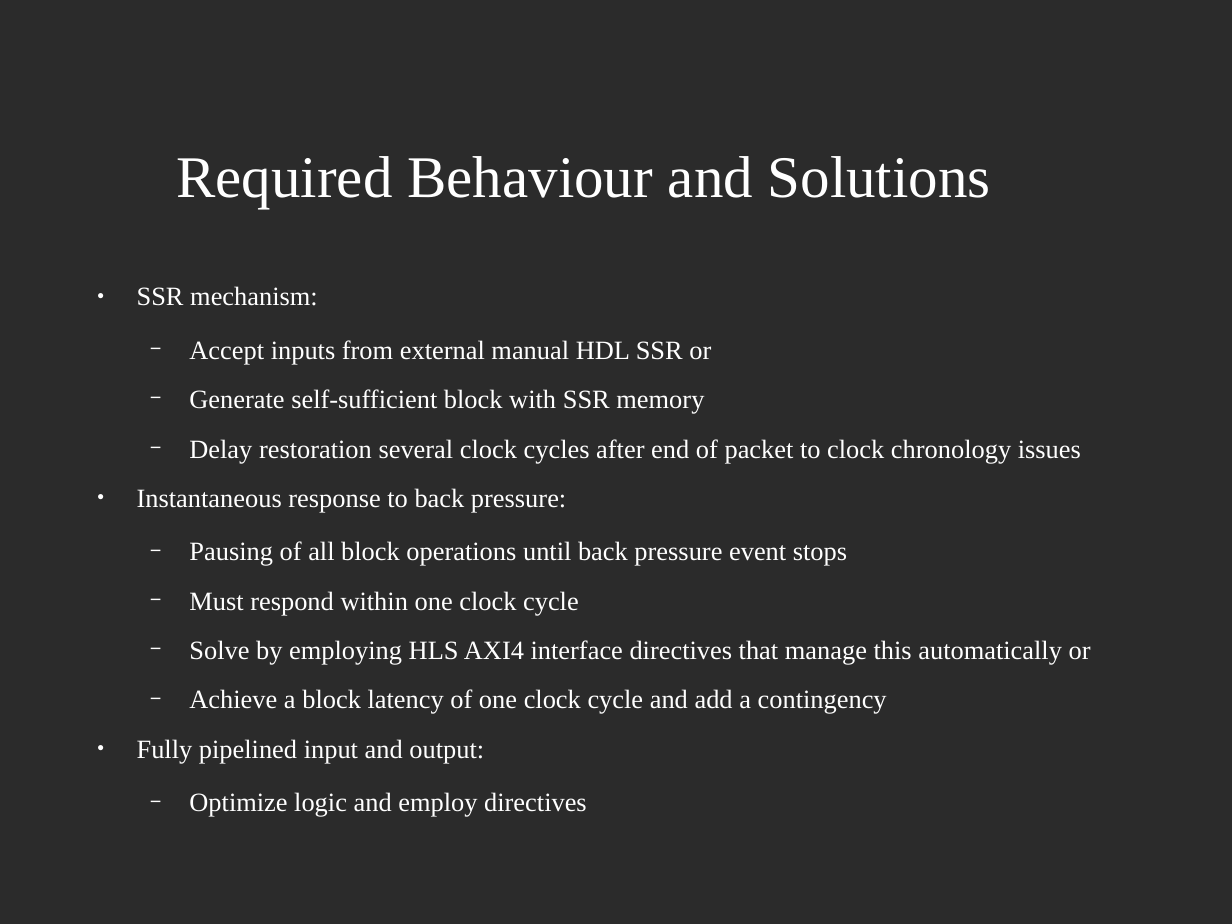
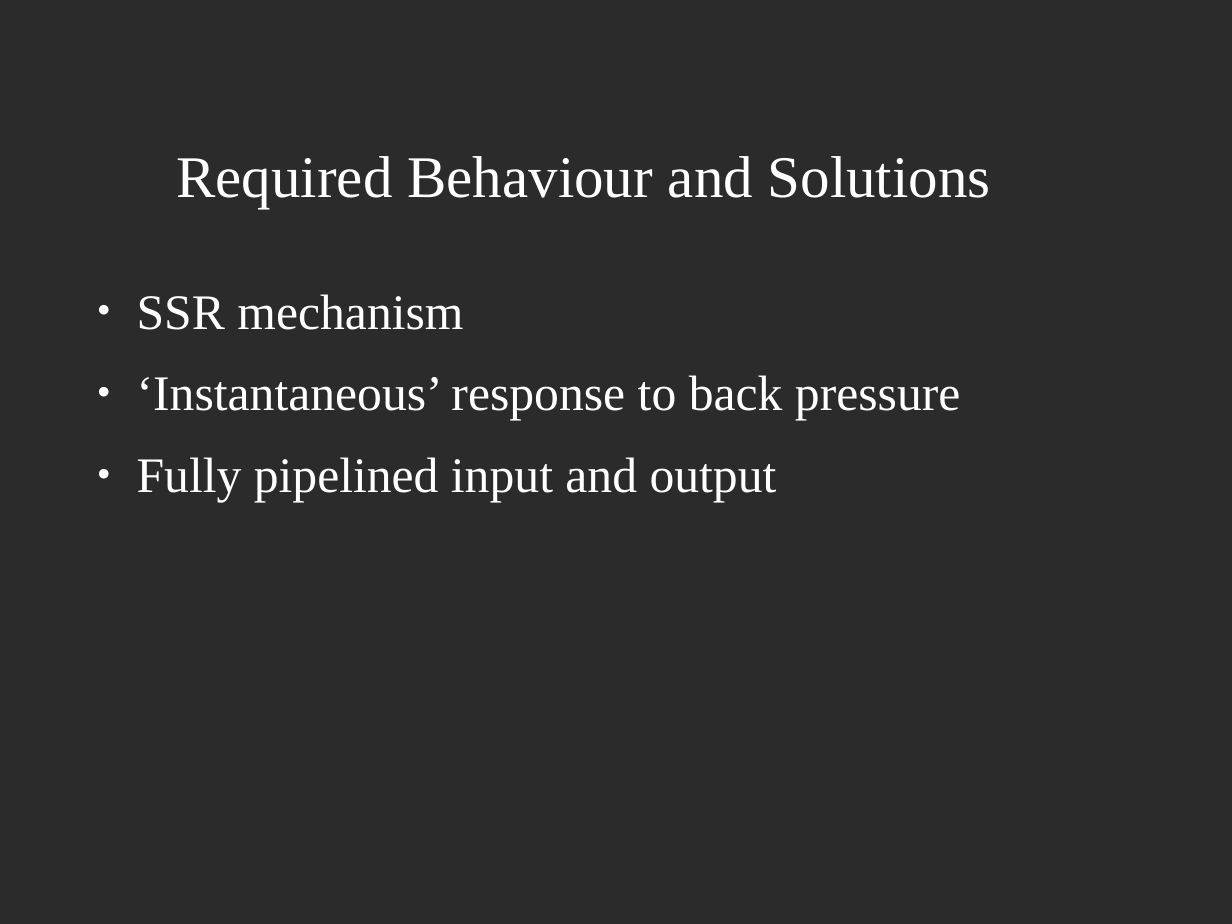
Before and after one commit to JoshCodesPhysics/dune_project, a slide deck: slide 12 of dune_notes/dune_pres/dune_project_pres.odp. Drawn at 1232x924 pixels with LibreOffice and Linux fonts; fonts in the diff are those of the drawing; background and template pictures are left out; a plain dark background stands for a picture behind light text. Boxes give left, top, right and bottom in pixels: in the first picture for what was removed or moved away, otherwise in the second. Text is boxed around its words. In the diff, an @@ line names an element or a change of style, - is before the commit and + after.

```diff
--- a/dune_notes/dune_pres/dune_project_pres.odp
+++ b/dune_notes/dune_pres/dune_project_pres.odp
@@ text at (x1=137, y1=294, x2=960, y2=502): text changed; size 17 to 32 pt @@
-● SSR mechanism:
-  − Accept inputs from external manual HDL SSR or
-  − Generate self-sufficient block with SSR memory
-  − Delay restoration several clock cycles after end of packet to clock chronology issues
-● Instantaneous response to back pressure:
-  − Pausing of all block operations until back pressure event stops
-  − Must respond within one clock cycle
-  − Solve by employing HLS AXI4 interface directives that manage this automatically or
-  − Achieve a block latency of one clock cycle and add a contingency
-● Fully pipelined input and output:
-  − Optimize logic and employ directives
+● SSR mechanism
+● ‘Instantaneous’ response to back pressure
+● Fully pipelined input and output
```
Also in this commit, not shown: 1 slide added, 3 other files.
